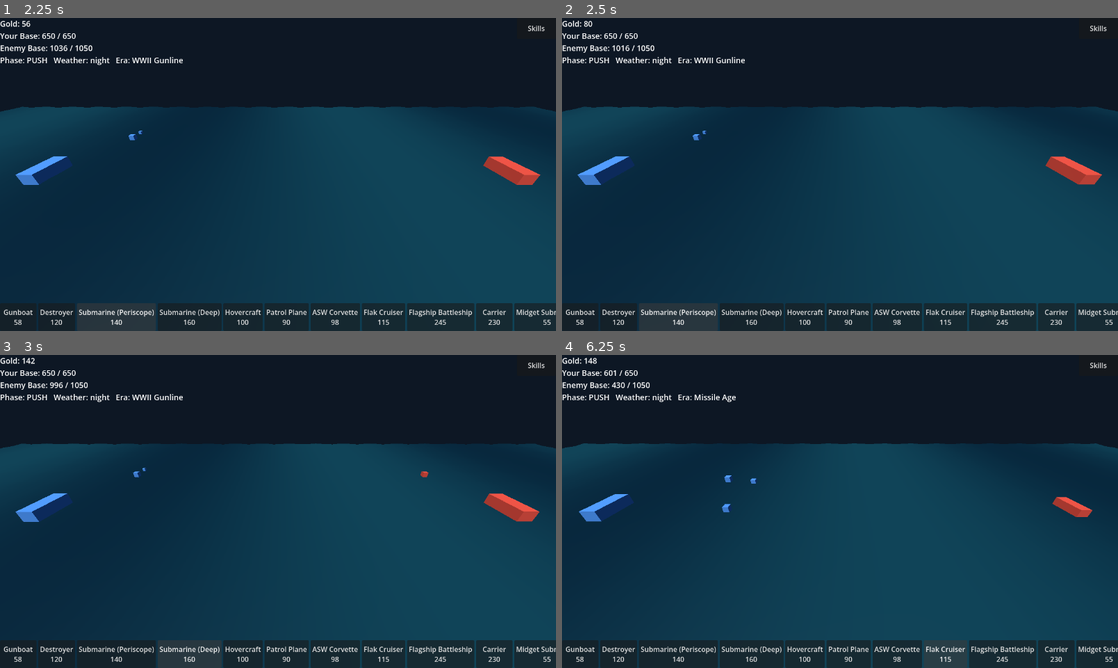
Above: before the commit, frames 1-4 (two rows, left to right).
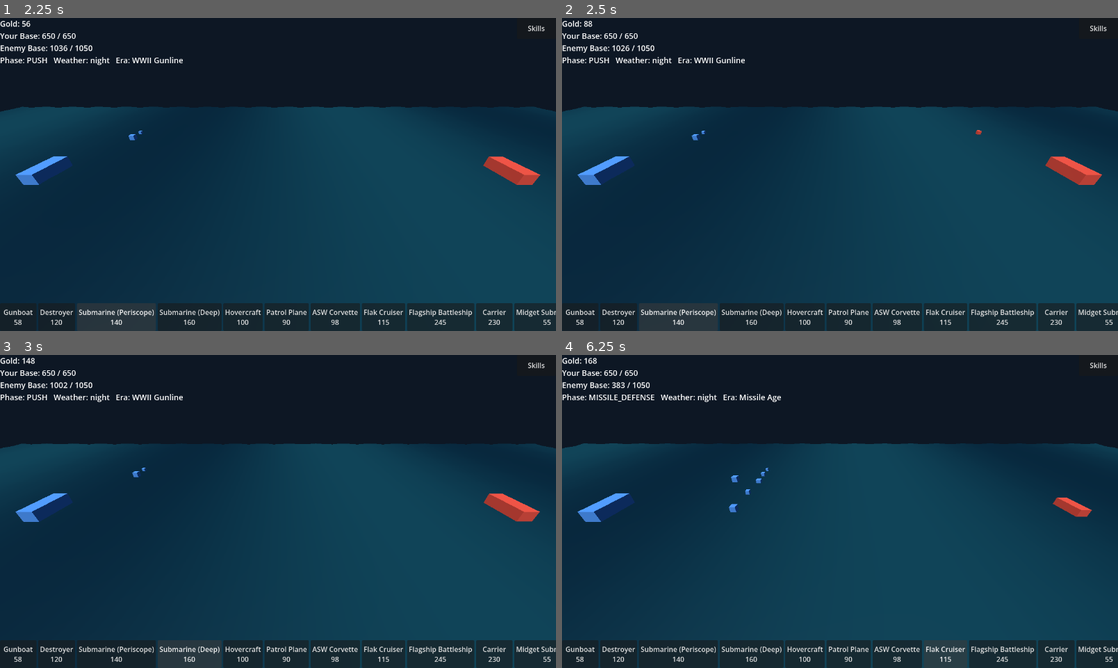
Above: after the commit, the same moments.

Repository: icomppower/iron-corridor
Game: Godot game, scene res://presentation/Main.tscn
Two runs of this game, one before a commit and one after it. Both use one fixed random seed, a clock stepped at 60 frames per second and the inputs below.
Inputs:
- Up to frame 1 (2.25 s): click "Gunboat 58" at 0.5 s; click "Destroyer 120" at 1.25 s; click "Submarine (Periscope) 140" at 2 s
- Up to frame 2 (2.5 s): no input
- Up to frame 3 (3 s): click "Submarine (Deep) 160" at 2.75 s
- Up to frame 4 (6.25 s): click "Hovercraft 100" at 3.5 s; click "Patrol Plane 90" at 4.25 s; click "ASW Corvette 98" at 5 s; click "Flak Cruiser 115" at 5.75 s

Frame 1 is identical in both runs. In frame 2, less than 0.1% of the frame differs, in the area x 4-97%, y 1-54%; in frame 3, 0.1%; in frame 4, 0.7%, in the area x 2-96%, y 0-54%.

Commit message:
Balance convergence pass 7: L1 tutorial comp, turtle goes minelayer
Pass-6: 17/21. Remaining knot: eco dies ~tick 60 on L1 only (it wins
L2 vs a richer enemy — L1's tight 4-slot rotation concentrates
destroyer+sub tempo that cracks the corvette wall), which pins L1 avg
at 0.75 under L2's 0.92; turtle still 1.00 (its 3-unit trio covers
every layer, no exploitable hole); mixed 0.88.

- L1 enemy comp reshaped to a gunboat-swarm tutorial rotation
  (gunboat x2 weight) — soft vs walls, fixes eco's collapse and the
  L1<L2 inversion together; turn_budget 420->400
- turtle swaps destroyer for minelayer: thematically the better turtle
  (mine wall + ASW + AA) and a real nerf — trades its best duelist for
  split-fire
- incomes 13.5 / 17.5 / 19 / 20 shave mixed and turtle's saturated
  early-mid levels under the 80% cap while both anchor L4/L5

Co-Authored-By: Claude Fable 5 <noreply@anthropic.com>
Claude-Session: https://claude.ai/code/session_01CdRtWNHmvePL8b9JUYqr96

Diff:
--- a/data/levels/level_01.json
+++ b/data/levels/level_01.json
@@ -1,7 +1,7 @@
 {
   "id": "level_01",
   "name": "Coastal Approach",
-  "turn_budget": 420,
+  "turn_budget": 400,
   "enemy_income_base": 11.0,
   "enemy_base_hp": 1050,
   "player_base_hp": 650,
@@ -39,6 +39,7 @@
   },
   "enemy_priority": [
     "gunboat",
+    "gunboat",
     "destroyer",
     "submarine_shallow",
     "INCOME"
--- a/data/levels/level_02.json
+++ b/data/levels/level_02.json
@@ -2,7 +2,7 @@
   "id": "level_02",
   "name": "Strait Contest",
   "turn_budget": 390,
-  "enemy_income_base": 13.0,
+  "enemy_income_base": 13.5,
   "enemy_base_hp": 1300,
   "player_base_hp": 680,
   "enemy_roster": [
--- a/data/levels/level_03.json
+++ b/data/levels/level_03.json
@@ -2,7 +2,7 @@
   "id": "level_03",
   "name": "Convoy Gauntlet",
   "turn_budget": 400,
-  "enemy_income_base": 17.0,
+  "enemy_income_base": 17.5,
   "enemy_base_hp": 1650,
   "player_base_hp": 710,
   "enemy_roster": [
--- a/data/levels/level_04.json
+++ b/data/levels/level_04.json
@@ -2,7 +2,7 @@
   "id": "level_04",
   "name": "Deepwater Blockade",
   "turn_budget": 410,
-  "enemy_income_base": 18.0,
+  "enemy_income_base": 19.0,
   "enemy_base_hp": 1650,
   "player_base_hp": 740,
   "enemy_roster": [
--- a/data/levels/level_05.json
+++ b/data/levels/level_05.json
@@ -2,7 +2,7 @@
   "id": "level_05",
   "name": "Iron Corridor",
   "turn_budget": 420,
-  "enemy_income_base": 18.5,
+  "enemy_income_base": 20.0,
   "enemy_base_hp": 1800,
   "player_base_hp": 770,
   "enemy_roster": [
--- a/sim/strategies.gd
+++ b/sim/strategies.gd
@@ -16,7 +16,7 @@
 		"eco":
 			_eco(side, catalog, level, economy, tick)
 		"turtle":
-			_spend_weighted(side, catalog, economy, tick, ["destroyer", "corvette_asw", "flak_cruiser"])
+			_spend_weighted(side, catalog, economy, tick, ["minelayer", "corvette_asw", "flak_cruiser"])
 		"mixed":
 			_spend_weighted(side, catalog, economy, tick, ["corvette_asw", "destroyer", "flak_cruiser", "submarine_shallow", "hovercraft", "minelayer", "INCOME", "battleship_flagship", "carrier"])
 		"level_ai":
